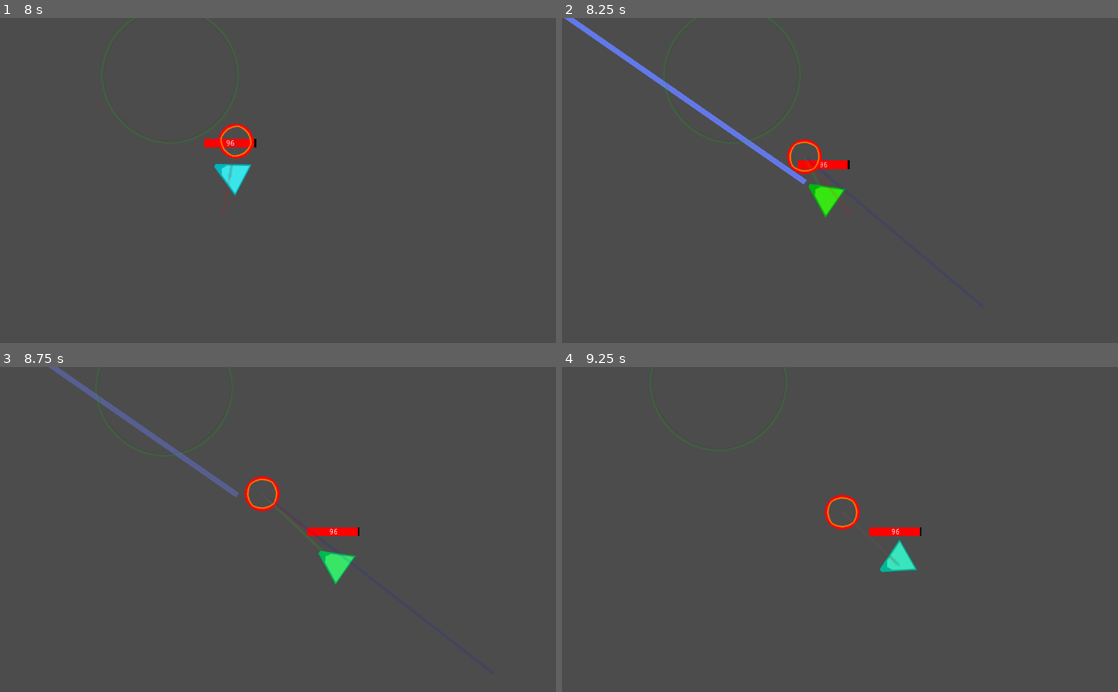
Above: before the commit, frames 1-4 (two rows, left to right).
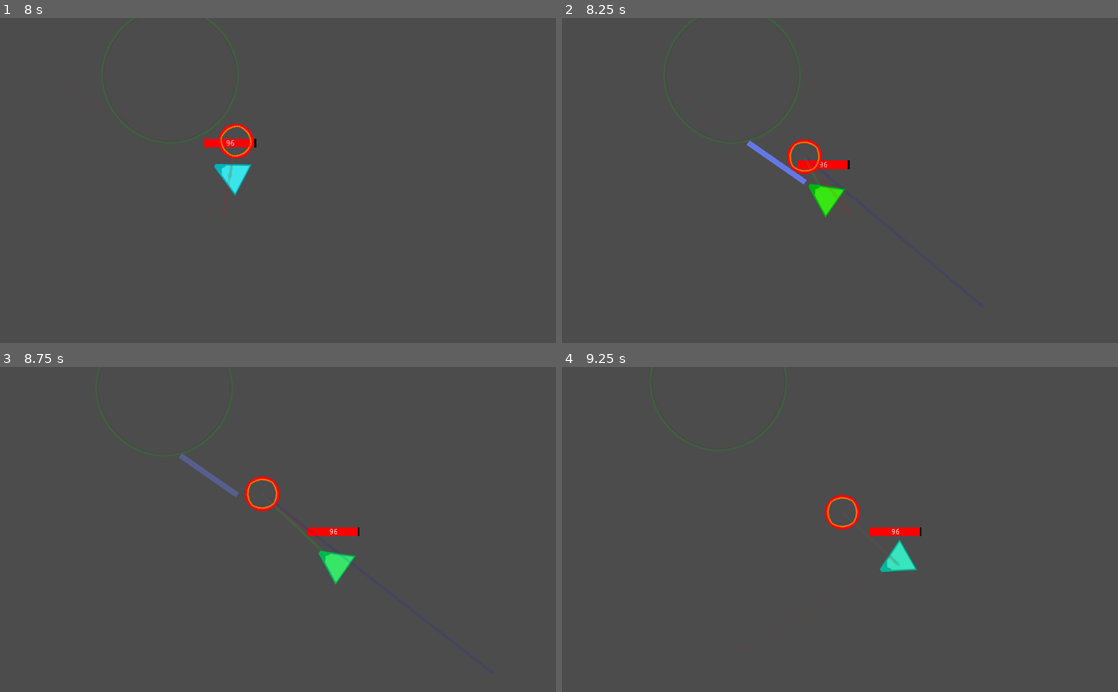
Above: after the commit, the same moments.

Repository: concernedsyndicate/AI
Game: Godot game, scene res://MainScene.tscn
Two runs of this game, one before a commit and one after it. Both use one fixed random seed, a clock stepped at 60 frames per second and the inputs below.
Inputs:
- Up to frame 1 (8 s): hold Right (right) 0.53-1.28 s; tap Space (shoot) every 0.75 s from 0.6 to 7.35 s; hold S (down) 1.28-2.03 s; hold Right (right) 2.03-2.78 s; hold Up (up) 2.78-3.53 s; hold Left (left) 3.53-5.03 s; hold S (down) 5.03-5.78 s; hold Right (right) 5.78-6.53 s; hold Up (up) 6.53-7.28 s; hold Right (right) from 7.28 s (still down)
- Up to frame 2 (8.25 s): release Right (right) at 8.03 s; hold S (down) from 8.03 s (still down); tap Space (shoot) at 8.1 s
- Up to frame 3 (8.75 s): keep holding S (down)
- Up to frame 4 (9.25 s): release S (down) at 8.78 s; hold Left (left) from 8.78 s (still down); tap Space (shoot) at 8.85 s

Frame 1 is identical in both runs. In frame 2, 0.7% of the frame differs, in the area x 0-34%, y 0-40%; in frame 3, 0.5%; in frame 4, nothing differs.

Commit message:
Made obstacles stop railgun

Diff:
--- a/Nodes/Obstacle.tscn
+++ b/Nodes/Obstacle.tscn
@@ -12,12 +12,13 @@
 "obstacles",
 ]]
 input_pickable = false
-collision_layer = 1
+collision_layer = 3
 collision_mask = 1
 constant_linear_velocity = Vector2( 0, 0 )
 constant_angular_velocity = 0.0
 physics_material_override = null
 script = ExtResource( 1 )
+_sections_unfolded = [ "Collision" ]
 radius = 128
 
 [node name="Sprite" type="Sprite" parent="."]
--- a/Nodes/Player.tscn
+++ b/Nodes/Player.tscn
@@ -140,4 +140,5 @@
 cast_to = Vector2( 1000, 0 )
 collision_mask = 2
 collide_with_areas = true
-collide_with_bodies = false
+collide_with_bodies = true
+_sections_unfolded = [ "Collide With" ]
--- a/Scripts/Player.gd
+++ b/Scripts/Player.gd
@@ -39,7 +39,7 @@
 		bullet.rotation = rotation
 
 		if ray.is_colliding():
-			ray.get_collider().queue_free()
+			if ray.get_collider().is_in_group("monsters"): ray.get_collider().queue_free()
 			bullet.line.points[1].x = (global_position - ray.get_collision_point()).length()
 
 func _draw():
